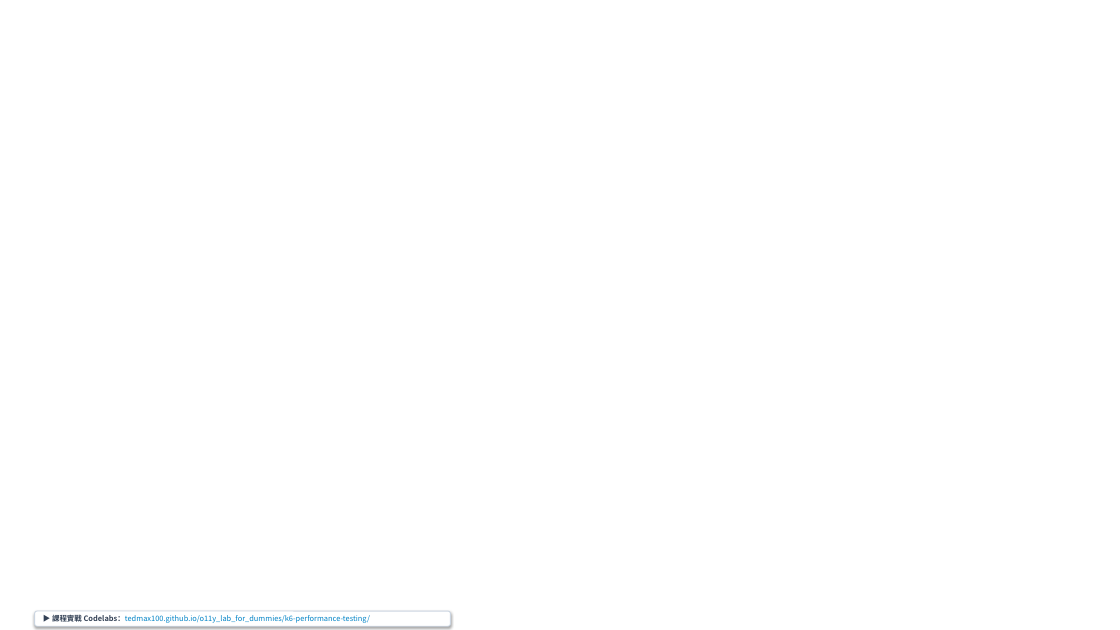
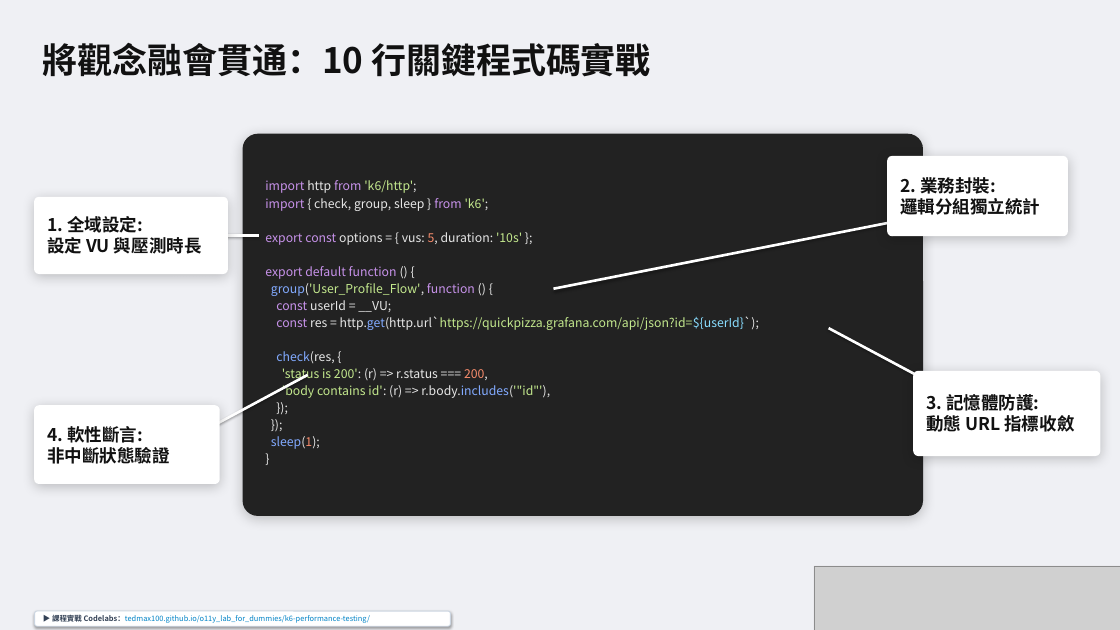
Before and after one commit to tedmax100/o11y_lab_for_dummies, a slide deck: slide 9 of k6/slides/Ch1_Modern_Performance_Testing_with_k6.pptx. Drawn at 1120x630 pixels with LibreOffice and Linux fonts; fonts in the diff are those of the drawing; grey boxes stand for pictures; background and template pictures are left out. Boxes give left, top, right and bottom in pixels: in the first picture for what was removed or moved away, otherwise in the second. Text is boxed around its words. In the diff, an @@ line names an element or a change of style, - is before the commit and + after.

```diff
--- a/k6/slides/Ch1_Modern_Performance_Testing_with_k6.pptx
+++ b/k6/slides/Ch1_Modern_Performance_Testing_with_k6.pptx
@@ rectangle added at (0, 0, 1120, 630), fill #EFF0F4 @@
@@ text added at (42, 43, 651, 77), 40 pt, text #111111, bold @@
+將觀念融會貫通：10 行關鍵程式碼實戰
@@ rounded rectangle added at (243, 134, 923, 516), fill #222222 @@
@@ rounded rectangle added at (887, 156, 1068, 236), fill #FFFFFF @@
@@ text added at (900, 177, 1040, 215), 20 pt, text #111111, bold @@
+2. 業務封裝:
+邏輯分組獨立統計
@@ rounded rectangle added at (34, 197, 227, 273), fill #FFFFFF @@
@@ text added at (265, 180, 759, 449), 14 pt, text #E6E6E6 @@
+import http from 'k6/http';
+import { check, group, sleep } from 'k6';
+export const options = { vus: 5, duration: '10s' };
+export default function () {
+group('User_Profile_Flow', function () {
+const userId = __VU;
+const res = http.get(http.url`https://quickpizza.grafana.com/api/json?id=${userId}`);
+check(res, {
+'status is 200': (r) => r.status === 200,
+'body contains id': (r) => r.body.includes('"id"'),
+});
+});
+sleep(1);
+}
@@ text added at (47, 216, 202, 254), 20 pt, text #111111, bold @@
+1. 全域設定:
+設定 VU 與壓測時長
@@ line added from (220, 236) to (259, 236), #FFFFFF 3 pt @@
@@ line added from (895, 222) to (554, 289), #FFFFFF 3 pt @@
@@ line added from (936, 386) to (828, 328), #FFFFFF 3 pt @@
@@ line added from (212, 426) to (307, 375), #FFFFFF 3 pt @@
@@ rounded rectangle added at (913, 371, 1100, 456), fill #FFFFFF @@
@@ rounded rectangle added at (34, 405, 220, 484), fill #FFFFFF @@
@@ text added at (926, 392, 1074, 436), 20 pt, text #111111, bold @@
+3. 記憶體防護:
+動態 URL 指標收斂
@@ text added at (47, 426, 170, 464), 20 pt, text #111111, bold @@
+4. 軟性斷言:
+非中斷狀態驗證
@@ picture added at (814, 566, 1120, 630) @@
```
Also in this commit, not shown: 2 other slides changed, 25 other files.
